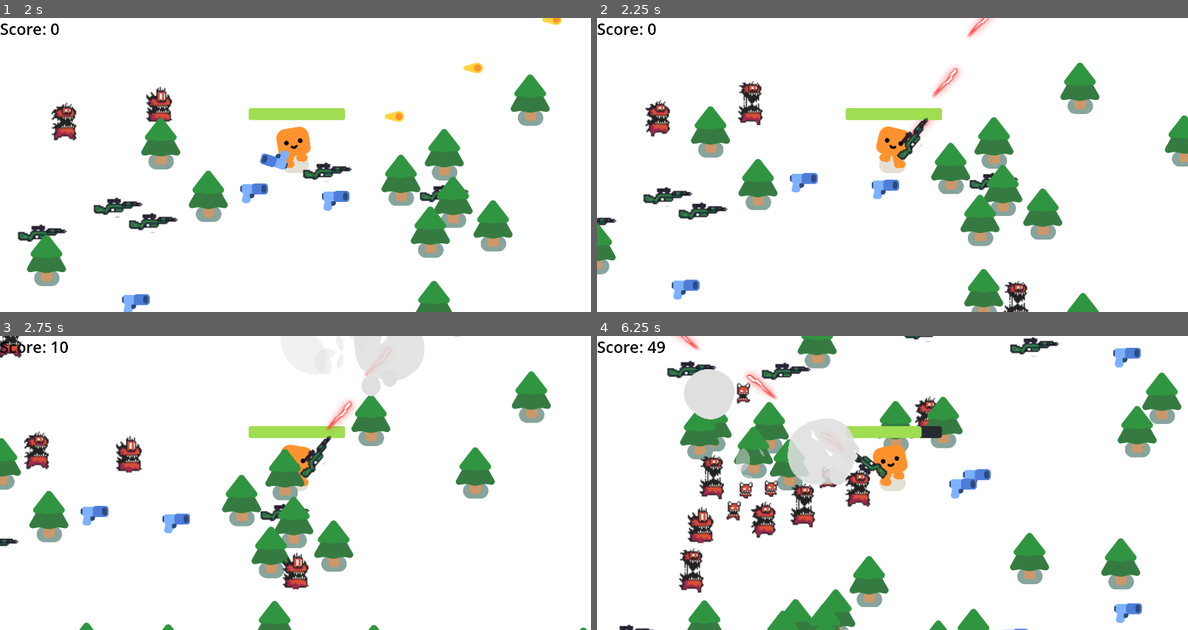
Above: before the commit, frames 1-4 (two rows, left to right).
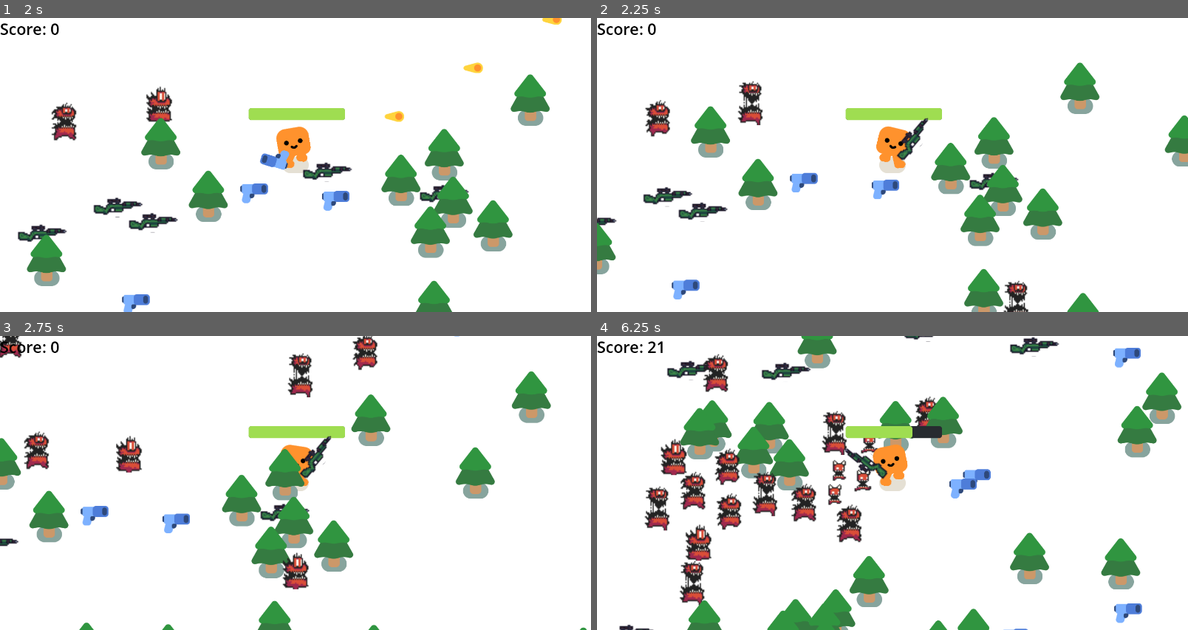
Above: after the commit, the same moments.

Repository: arad991/topdown_shooter_2d
Game: Godot game, scene res://scenes/survivors_game.tscn
Same seed, same stepped clock (60 frames per second), same inputs: the game is played once before the commit and once after it.
Inputs (mouse positions are in pixels of both pictures, inside the frame that each line leads up to):
- Up to frame 1 (2 s): move the mouse to (425, 150) at 0.52 s; hold D (move_right) 0.53-1.28 s; move the mouse to (177, 179) at 1.27 s; hold S (move_down) from 1.28 s (still down)
- Up to frame 2 (2.25 s): move the mouse to (951, 100) at 2.02 s; release S (move_down) at 2.03 s; hold D (move_right) from 2.03 s (still down)
- Up to frame 3 (2.75 s): keep holding D (move_right)
- Up to frame 4 (6.25 s): move the mouse to (862, 541) at 2.77 s; release D (move_right) at 2.78 s; hold W (move_up) 2.78-3.53 s; move the mouse to (1069, 527) at 3.52 s; hold A (move_left) 3.53-5.03 s; move the mouse to (715, 438) at 4.27 s; move the mouse to (922, 483) at 5.02 s; hold S (move_down) 5.03-5.78 s; move the mouse to (803, 409) at 5.77 s; hold D (move_right) from 5.78 s (still down)

Frame 1 is identical in both runs. In frame 2, 0.4% of the frame differs, in the area x 53-67%, y 0-40%; in frame 3, 2.4%; in frame 4, 10%, in the area x 8-55%, y 0-92%.

Commit message:
changed laser_gun shooting speed to 1.5s instead of 0.16s

Diff:
--- a/scenes/laser_gun.tscn
+++ b/scenes/laser_gun.tscn
@@ -67,7 +67,7 @@
 
 [node name="ShootTimer" type="Timer" parent="."]
 unique_name_in_owner = true
-wait_time = 0.066
+wait_time = 1.5
 autostart = true
 
 [node name="WeaponPivot" type="Marker2D" parent="."]
